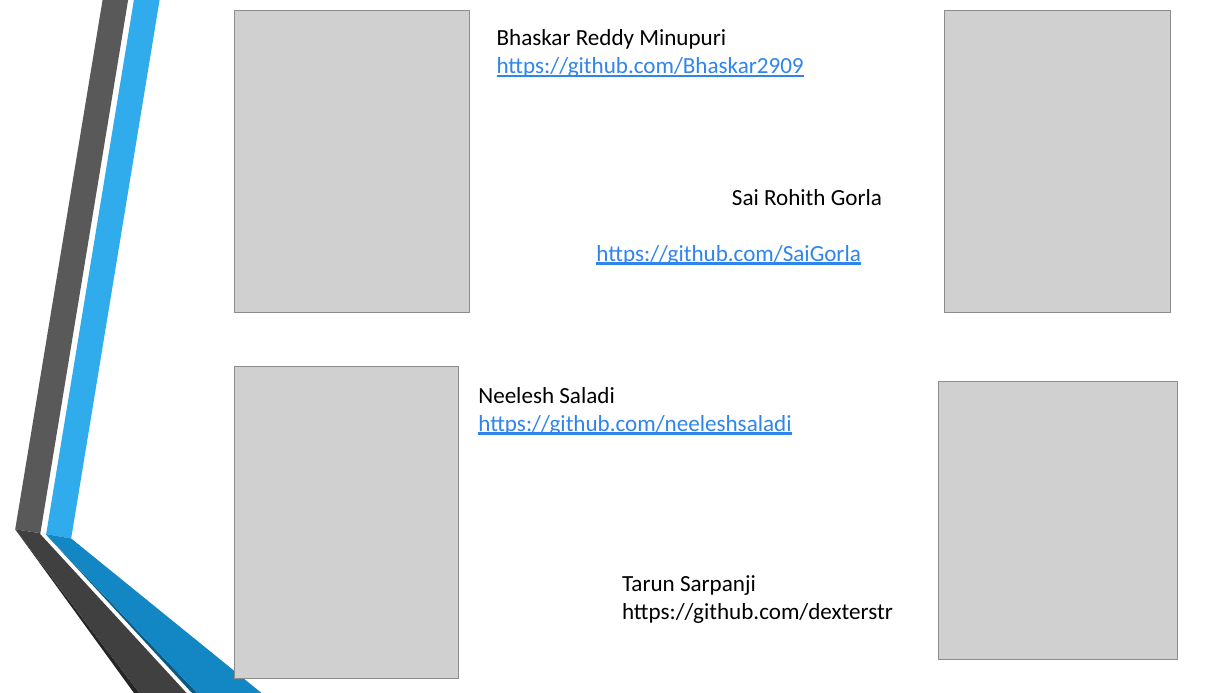
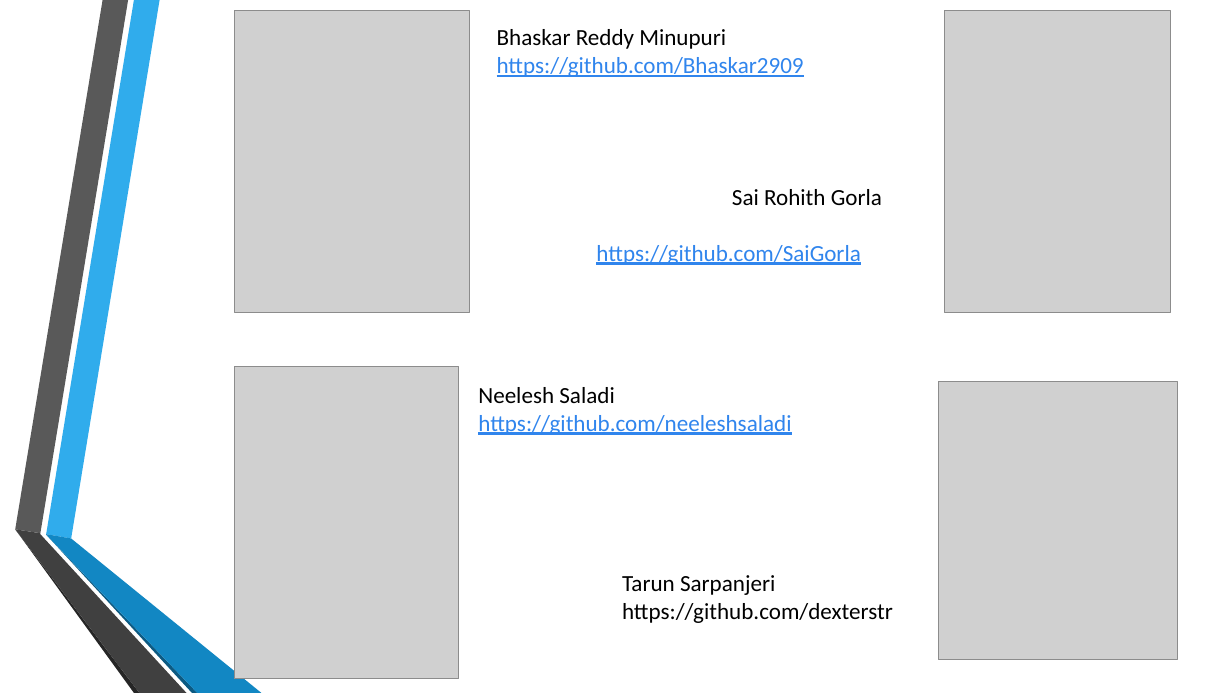
Before and after one commit to baskharm/java-spring, a slide deck: slide 2 of Building and Deploying Web APPS using Java &Spring.pptx. Drawn at 1232x693 pixels with LibreOffice and Linux fonts; fonts in the diff are those of the drawing; grey boxes stand for pictures; background and template pictures are left out. Boxes give left, top, right and bottom in pixels: in the first picture for what was removed or moved away, otherwise in the second. Text is boxed around its words. In the diff, an @@ line names an element or a change of style, - is before the commit and + after.

```diff
--- a/Building and Deploying Web APPS using Java &Spring.pptx
+++ b/Building and Deploying Web APPS using Java &Spring.pptx
@@ text at <box>622,575,775,595</box>: text changed @@
-Tarun Sarpanji
+Tarun Sarpanjeri
```
Also in this commit, not shown: 1 other slide changed.
